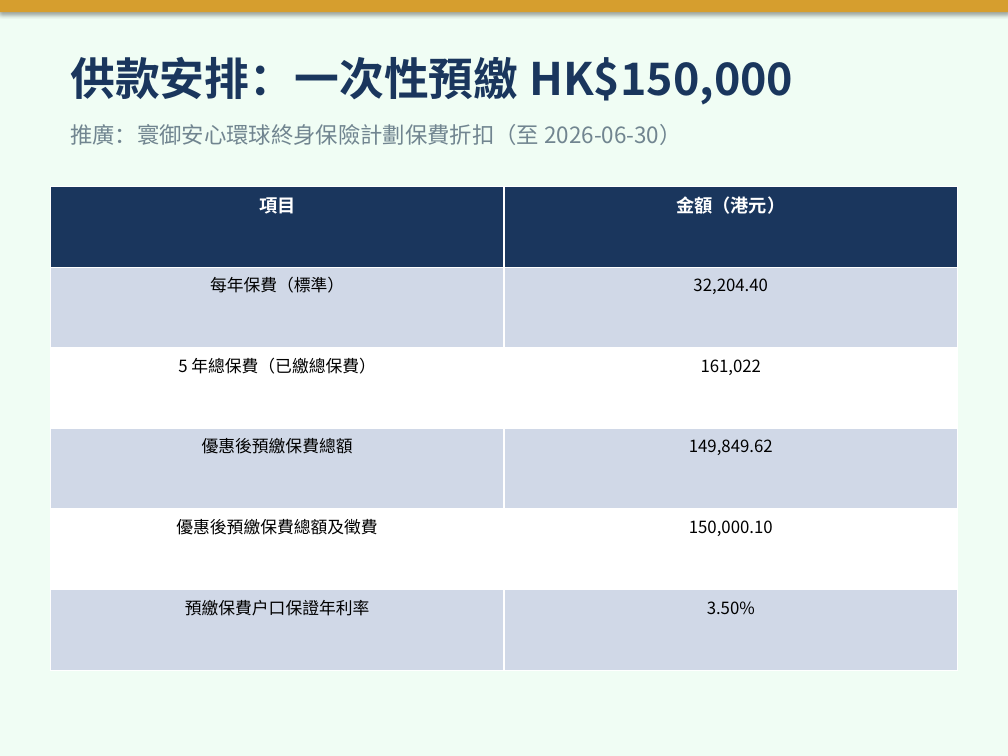
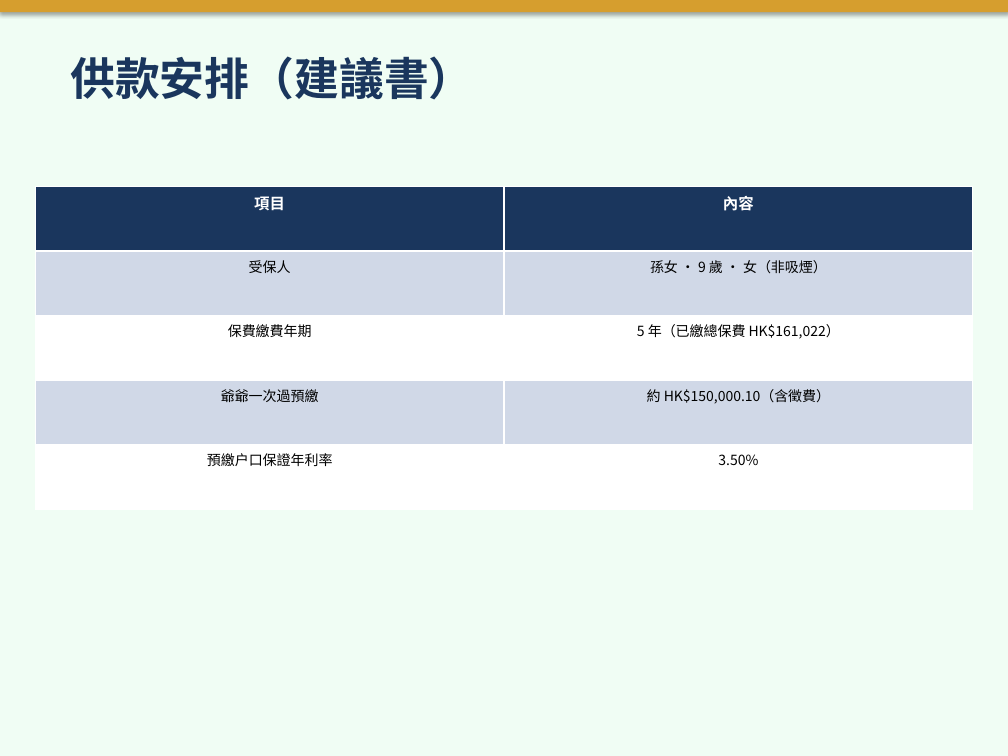
Before and after one commit to hoyinlung25-commits/yuyue-sales, a slide deck: slide 4 of client-base/presentations/Granddaughter_Savings_Plan_BOC.pptx (slide 5 before the commit). Drawn at 1008x756 pixels with LibreOffice and Linux fonts; fonts in the diff are those of the drawing. Boxes give left, top, right and bottom in pixels: in the first picture for what was removed or moved away, otherwise in the second. Text is boxed around its words. In the diff, an @@ line names an element or a change of style, - is before the commit and + after.

```diff
--- a/client-base/presentations/Granddaughter_Savings_Plan_BOC.pptx
+++ b/client-base/presentations/Granddaughter_Savings_Plan_BOC.pptx
@@ text at box(70, 56, 473, 100): text changed @@
-供款安排：一次性預繳 HK$150,000
+供款安排（建議書）
@@ text removed at box(70, 124, 682, 145) @@
-推廣：寰御安心環球終身保險計劃保費折扣（至 2026-06-30）
@@ table at box(35, 186, 973, 509) @@
-row 1: 項目 | 金額（港元）
-row 2: 每年保費（標準） | 32,204.40
-row 3: 5 年總保費（已繳總保費） | 161,022
-row 4: 優惠後預繳保費總額 | 149,849.62
-row 5: 優惠後預繳保費總額及徵費 | 150,000.10
-row 6: 預繳保費戶口保證年利率 | 3.50%
+row 1: 項目 | 內容
+row 2: 受保人 | 孫女 · 9 歲 · 女（非吸煙）
+row 3: 保費繳費年期 | 5 年（已繳總保費 HK$161,022）
+row 4: 爺爺一次過預繳 | 約 HK$150,000.10（含徵費）
+row 5: 預繳戶口保證年利率 | 3.50%
@@ table: place and size @@
-table at box(50, 186, 958, 670)
+table at box(35, 186, 973, 509)
```
Also in this commit, not shown: 8 other slides changed, 4 slides added, 3 slides removed, 1 other file.
